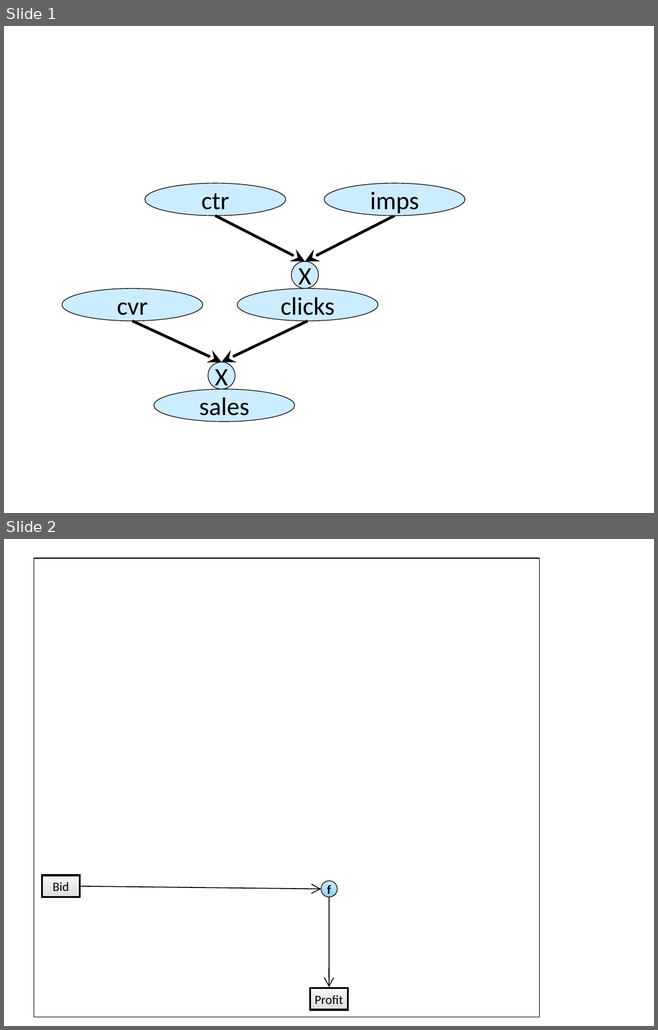
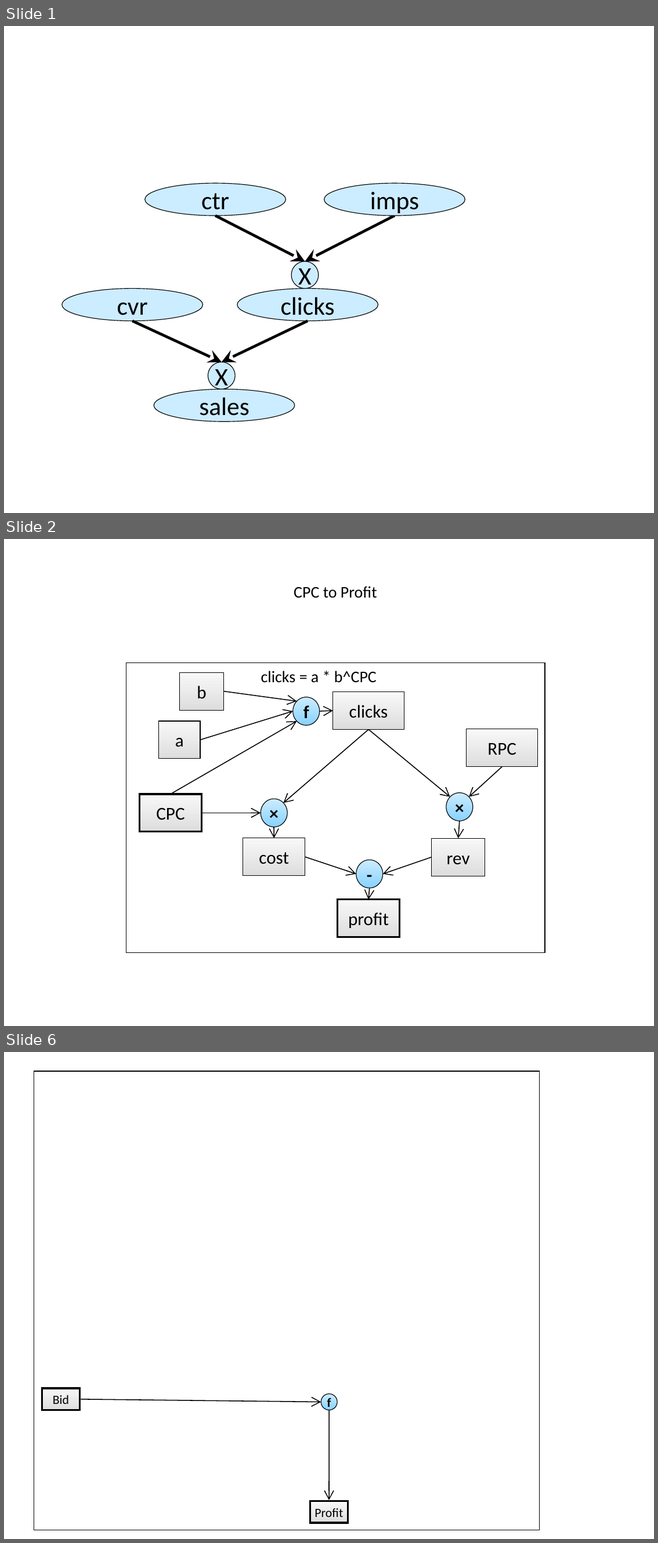
Before and after one commit to thorwhalen/vin, a slide deck: docs/Variable Interaction Networks.pptx. Shown one above the other, each under a label of ours: slides 1 and 2 before the commit, slides 1, 2 and 6 after it; the slides between them are not shown. The pictures are 658x1030 and 658x1543 pixels, drawn with LibreOffice and Linux fonts; fonts in the diff are those of the drawing. Boxes give left, top, right and bottom in pixels: in the first picture for what was removed or moved away, otherwise in the second. Text is boxed around its words. In the diff, an @@ line names an element or a change of style, - is before the commit and + after.

```diff
--- a/docs/Variable Interaction Networks.pptx
+++ b/docs/Variable Interaction Networks.pptx
@@ slide 2 added at (4,539,654,1026), background #FFFFFF @@
@@ text added at (293,586,377,598), 18 pt, text #000000 @@
+CPC to Profit
@@ group added at (126,663,545,954): 13 arrows, 9 rectangles, 4 ellipses, 1 text @@
+CPC
+profit
+rev
+cost
+-
+f
+clicks
+×
+×
+RPC
+a
+b
+clicks = a * b^CPC
@@ what was slide 2 is now slide 6 @@
```
Also in this commit, not shown: 3 other slides added, 9 other files.
